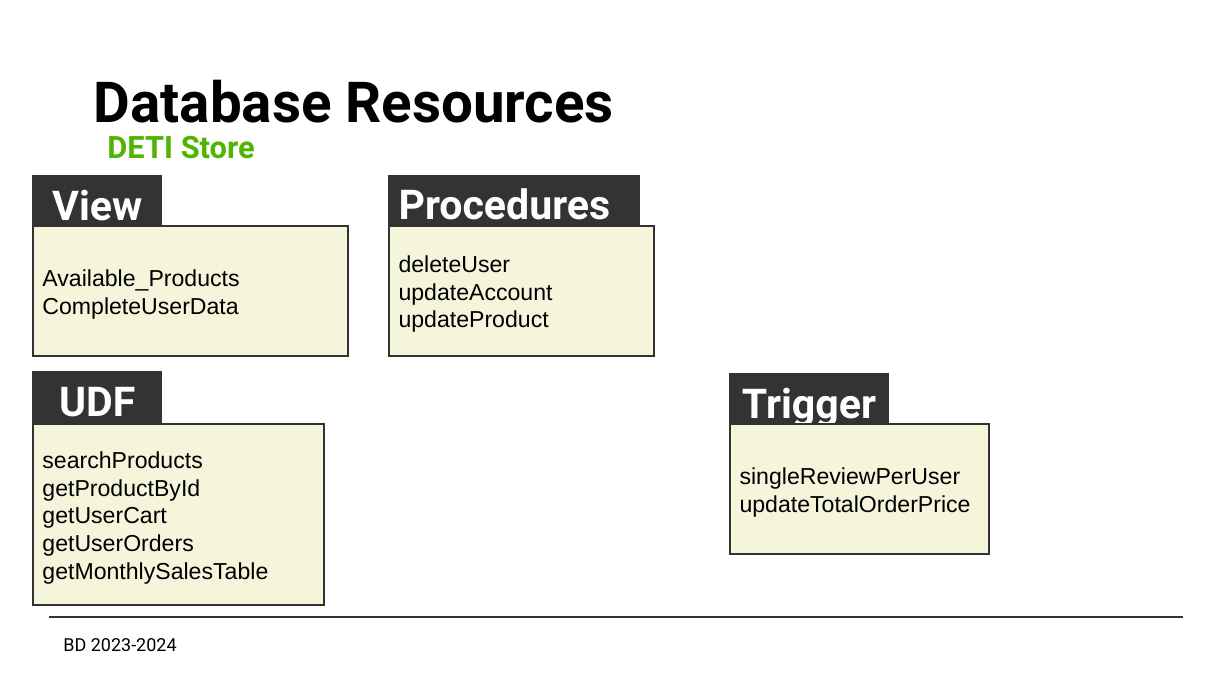
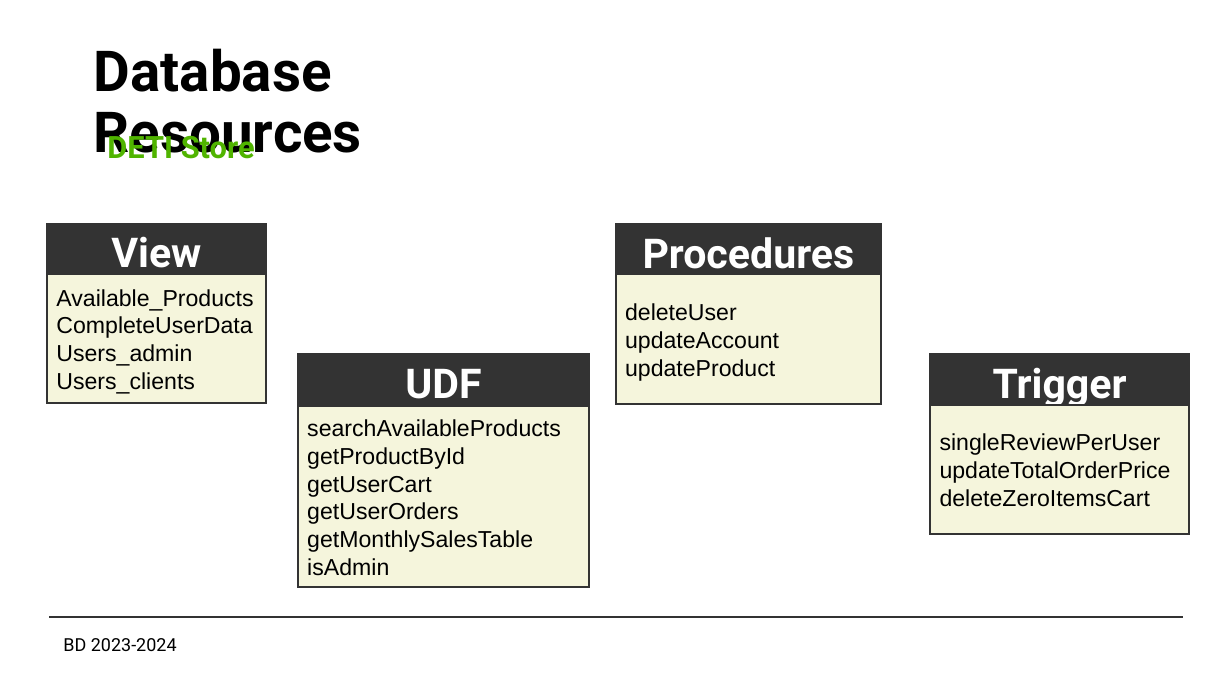
Before and after one commit to tiagosf13/BD-Project, a slide deck: slide 6 of Second Assignment/DETI STORE.pptx. Drawn at 1232x693 pixels with LibreOffice and Linux fonts; fonts in the diff are those of the drawing. Boxes give left, top, right and bottom in pixels: in the first picture for what was removed or moved away, otherwise in the second. Text is boxed around its words. In the diff, an @@ line names an element or a change of style, - is before the commit and + after.

Commit message:
isAdmin fix, search available products UDF,powerpoint

```diff
--- a/Second Assignment/DETI STORE.pptx
+++ b/Second Assignment/DETI STORE.pptx
@@ title "Database Resources" rewrapped from (94,79,614,123) to (94,48,362,159) @@
@@ rectangle "View": place and size @@
-rectangle "View" at (33,176,161,259)
+rectangle "View" at (47,224,265,307)
@@ rectangle "Procedures": place and size @@
-rectangle "Procedures" at (389,176,639,259)
+rectangle "Procedures" at (616,224,882,307)
@@ rectangle "Procedures" at (616,224,882,307): alignment left to centre @@
@@ rectangle "Available_Products": place and size @@
-rectangle "Available_Products" at (33,226,348,356)
+rectangle "Available_Products" at (47,274,265,403)
@@ rectangle "deleteUser": place and size @@
-rectangle "deleteUser" at (389,226,654,356)
+rectangle "deleteUser" at (616,274,882,404)
@@ text in rectangle at (56,344,195,394): paragraphs added @@
+Users_admin
+Users_clients
@@ rectangle "UDF": place and size @@
-rectangle "UDF" at (33,372,161,456)
+rectangle "UDF" at (299,355,590,438)
@@ rectangle "Trigger": place and size @@
-rectangle "Trigger" at (731,374,888,457)
+rectangle "Trigger" at (931,355,1189,438)
@@ rectangle "searchAvailableProducts": place and size @@
-rectangle "searchAvailableProducts" at (33,424,324,605)
+rectangle "searchAvailableProducts" at (299,407,590,588)
@@ text in rectangle at (307,419,561,437): text changed @@
-searchProducts
+searchAvailableProducts
@@ rectangle "singleReviewPerUser": place and size @@
-rectangle "singleReviewPerUser" at (731,424,990,554)
+rectangle "singleReviewPerUser" at (931,405,1189,534)
@@ text in rectangle at (940,489,1150,507): paragraph added @@
+deleteZeroItemsCart
@@ text in rectangle at (307,558,389,576): paragraph added @@
+isAdmin
```
Also in this commit, not shown: 1 other slide changed, 1 slide added, 6 other files.
